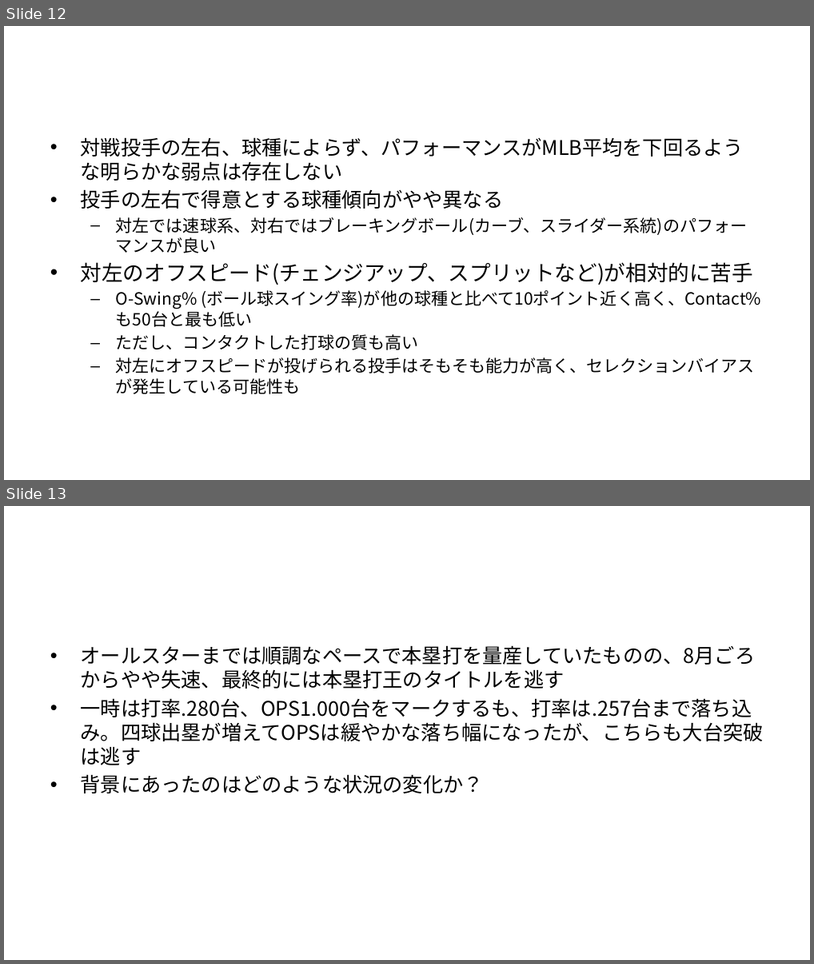
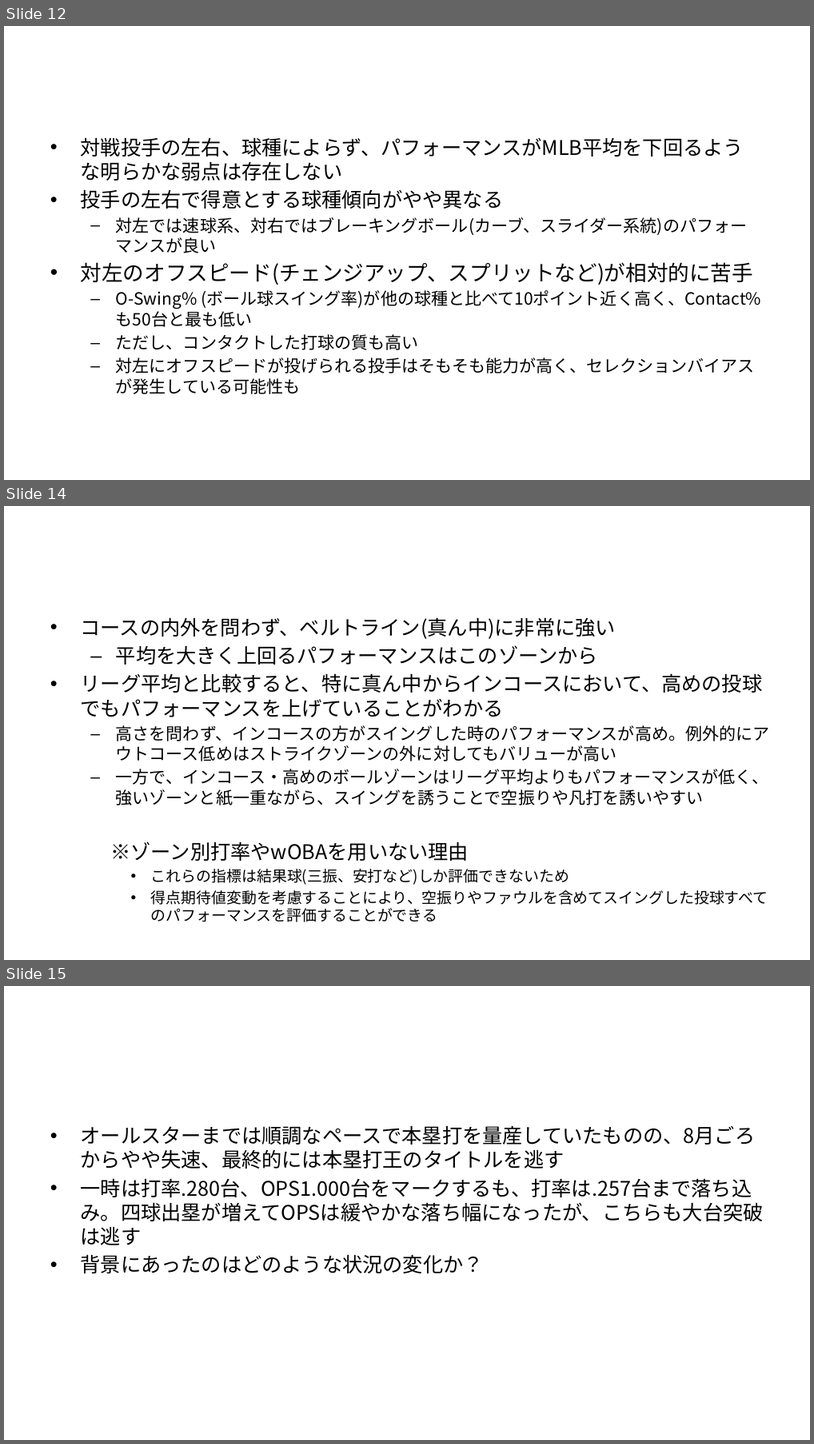
Before and after one commit to T-Reio/ohtani_analyze, a slide deck: slides/ohtani_tj.pptx. Shown one above the other, each under a label of ours: slides 12 and 13 before the commit, slides 12, 14 and 15 after it; the slides between them are not shown. The pictures are 814x964 and 814x1444 pixels, drawn with LibreOffice and Linux fonts; fonts in the diff are those of the drawing; background and template pictures are left out. Boxes give left, top, right and bottom in pixels: in the first picture for what was removed or moved away, otherwise in the second. Text is boxed around its words. In the diff, an @@ line names an element or a change of style, - is before the commit and + after.

```diff
--- a/slides/ohtani_tj.pptx
+++ b/slides/ohtani_tj.pptx
@@ slide 14 added at box(4, 506, 810, 960), background #FFFFFF @@
@@ title added at box(45, 524, 770, 600), 48 pt, text #FFFFFF, bold @@
+ゾーンごとの特徴
@@ text added at box(81, 617, 770, 922), 20 pt, text #000000 @@
+• コースの内外を問わず、ベルトライン(真ん中)に非常に強い
+  – 平均を大きく上回るパフォーマンスはこのゾーンから
+• リーグ平均と比較すると、特に真ん中からインコースにおいて、高めの投球でもパフォーマンスを上げていることがわかる
+  – 高さを問わず、インコースの方がスイングした時のパフォーマンスが高め。例外的にアウトコース低めはストライクゾーンの外に対してもバリューが高い
+  – 一方で、インコース・高めのボールゾーンはリーグ平均よりもパフォーマンスが低く、強いゾーンと紙一重ながら、スイングを誘うことで空振りや凡打を誘いやすい
+※ゾーン別打率やwOBAを用いない理由
+    • これらの指標は結果球(三振、安打など)しか評価できないため
+    • 得点期待値変動を考慮することにより、空振りやファウルを含めてスイングした投球すべてのパフォーマンスを評価することができる
@@ what was slide 13 is now slide 15 @@
```
Also in this commit, not shown: 12 slides changed, 3 other slides added, 2 slides removed, 16 other files.
